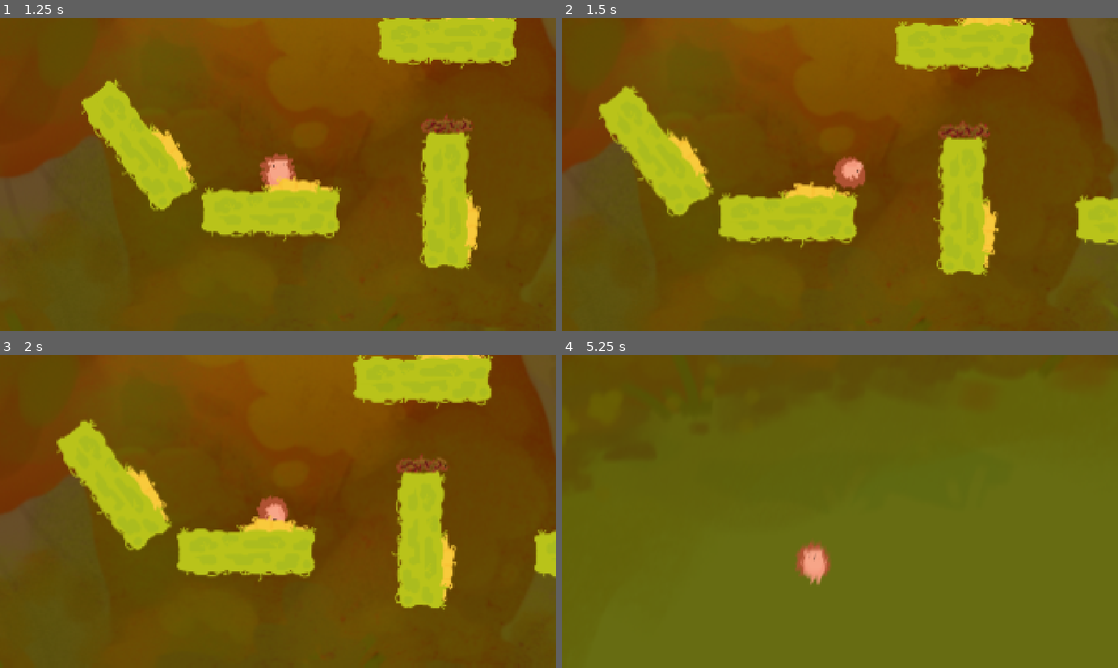
Above: before the commit, frames 1-4 (two rows, left to right).
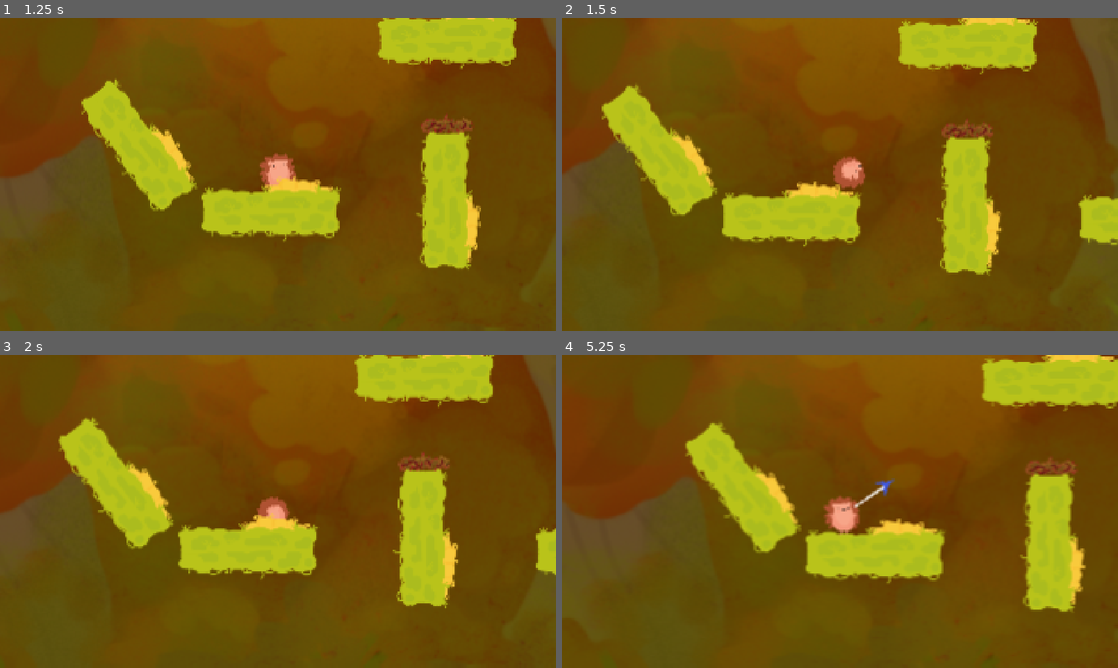
Above: after the commit, the same moments.

Repository: ParadoxicXenos/haven-game-wlg
Game: Godot game, scene res://Scenes/levels.tscn
The game is run twice, just before and just after one commit, with the same random seed, the same clock (stepped at 60 frames per second) and the same inputs.
Inputs (mouse positions are in pixels of both pictures, inside the frame that each line leads up to):
- Up to frame 1 (1.25 s): move the mouse to (400, 158) at 0.52 s; press the mouse at (400, 158) at 0.53 s; hold Right (right) from 0.53 s (still down); tap Up (up) at 0.77 s
- Up to frame 2 (1.5 s): keep holding Right (right); move the mouse to (728, 190) at 1.27 s; release the mouse at (728, 190) at 1.28 s; click (728, 190) at 1.35 s
- Up to frame 3 (2 s): keep holding Right (right); tap Up (up) at 1.52 s
- Up to frame 4 (5.25 s): move the mouse to (895, 442) at 2.02 s; release Right (right) at 2.03 s; press the mouse at (895, 442) at 2.03 s; hold Left (left) 2.03-2.78 s; move the mouse to (812, 574) at 2.77 s; release the mouse at (812, 574) at 2.78 s; hold Right (right) 2.78-4.28 s; click (812, 574) at 2.85 s; tap Up (up) at 3.02, 3.77, 4.52 s; move the mouse to (1006, 558) at 3.52 s; press the mouse at (1006, 558) at 3.53 s; move the mouse to (673, 464) at 4.27 s; release the mouse at (673, 464) at 4.28 s; hold Left (left) 4.28-5.03 s; click (673, 464) at 4.35 s; move the mouse to (867, 511) at 5.02 s; press the mouse at (867, 511) at 5.03 s; hold Right (right) from 5.03 s (still down)

Frame 1 is identical in both runs. In frame 2, 3.7% of the frame differs, in the area x 6-100%, y 0-83%; in frame 3, 3.5%; in frame 4, 84%, in the area x 0-100%, y 0-100%.

Commit message:
Bit more fix
The last mouse fix was a bit broken. A fix for a fix.

Diff:
--- a/game/Scripts/arrow.gd
+++ b/game/Scripts/arrow.gd
@@ -39,11 +39,13 @@
 				arrowHead.position = Vector2(0,0) + mouseVec * arrowMult
 				arrowHead.look_at(playerPos)
 				arrowHead.rotation_degrees -= 90
-				print(mouseVec.length())
 
 			if Input.is_action_just_released("click"):
 				charBody.slinging = true
 				var mouseVec= OGmousePos-get_global_mouse_position()
+				# If bigger than 1000 it needs to clamp
+				if (mouseVec.length() > stickSpeed) :
+					mouseVec = mouseVec.normalized() * stickSpeed
 				print("RELEASED")
 				arrowLine.visible = false
 				arrowHead.visible = false
